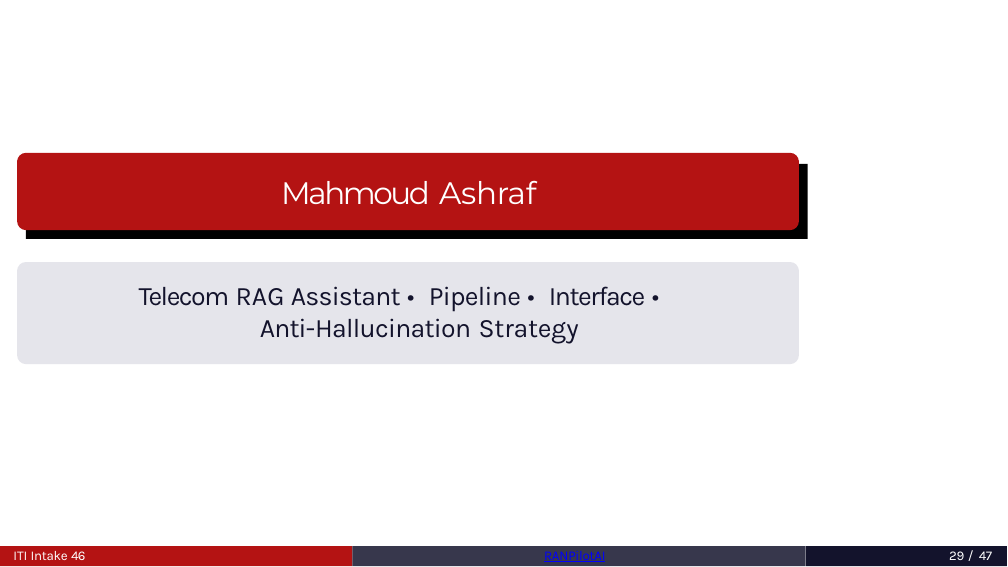
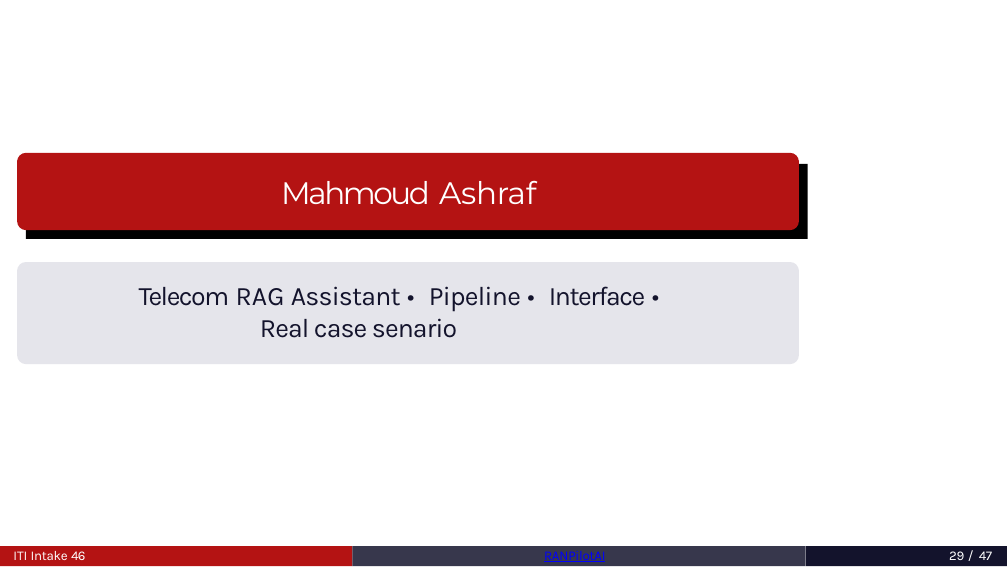
Before and after one commit to MahmoudAshrafYadem/ITI-Graduation_project, a slide deck: slide 29 of RANPilotAi_Graduation_Project_BOOK/presentation.pptx. Drawn at 1008x567 pixels with LibreOffice and Linux fonts; fonts in the diff are those of the drawing. Boxes give left, top, right and bottom in pixels: in the first picture for what was removed or moved away, otherwise in the second. Text is boxed around its words. In the diff, an @@ line names an element or a change of style, - is before the commit and + after.

```diff
--- a/RANPilotAi_Graduation_Project_BOOK/presentation.pptx
+++ b/RANPilotAi_Graduation_Project_BOOK/presentation.pptx
@@ text at <box>139,286,645,338</box>: text changed @@
-Telecom RAG Assistant • Pipeline • Interface • Anti-Hallucination Strategy
+Telecom RAG Assistant • Pipeline • Interface • Real case senario
```
Also in this commit, not shown: 7 other slides changed, 2 slides added, 2 slides removed.
